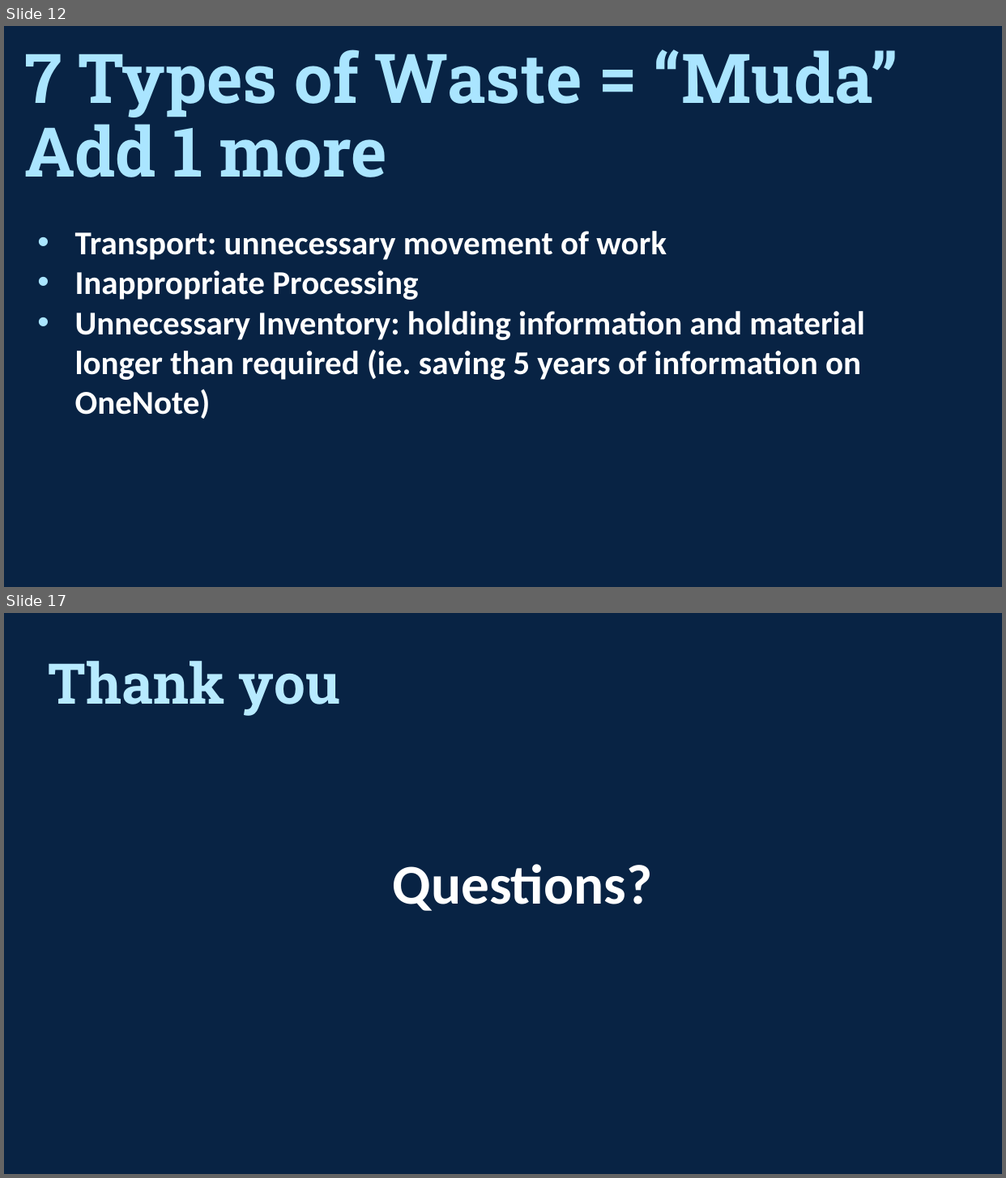
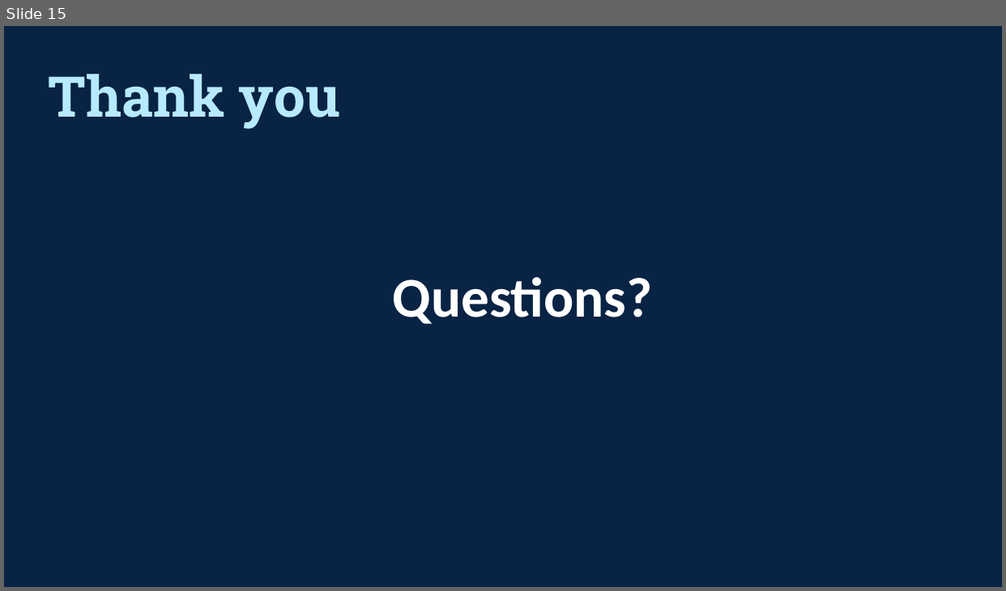
Before and after one commit to emobes22/project-one, a slide deck: Zillow_Powerpoint.pptx. Shown one above the other, each under a label of ours: slides 12 and 17 before the commit, slide 15 after it; the slides between them are not shown. The pictures are 1006x1178 and 1006x591 pixels, drawn with LibreOffice and Linux fonts; fonts in the diff are those of the drawing. Boxes give left, top, right and bottom in pixels: in the first picture for what was removed or moved away, otherwise in the second. Text is boxed around its words. In the diff, an @@ line names an element or a change of style, - is before the commit and + after.

```diff
--- a/Zillow_Powerpoint.pptx
+++ b/Zillow_Powerpoint.pptx
@@ slide 12 removed at <box>4,26,1002,587</box>, background #082344 @@
@@ title removed at <box>24,49,899,177</box> @@
-7 Types of Waste = “Muda”
-Add 1 more
@@ text removed at <box>75,231,865,419</box> @@
-• Transport: unnecessary movement of work
-• Inappropriate Processing
-• Unnecessary Inventory: holding information and material longer than required (ie. saving 5 years of information on OneNote)
@@ what was slide 17 is now slide 15 @@
```
Also in this commit, not shown: 2 slides changed, 12 slides added, 13 other slides removed.
